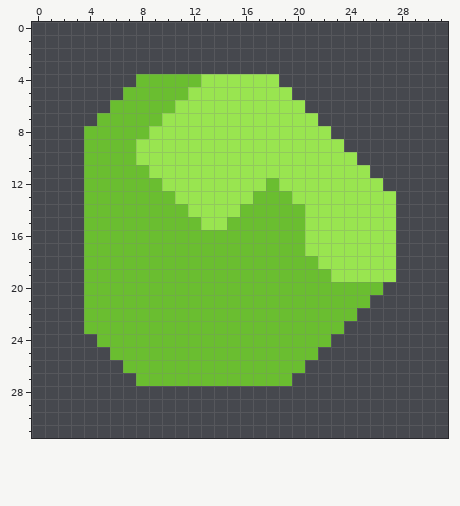
File history of a pixel-art sprite, assets/sprites/items/testitem.png. That is the earlier state.
The file is 32x32 pixels.
And afterwards:
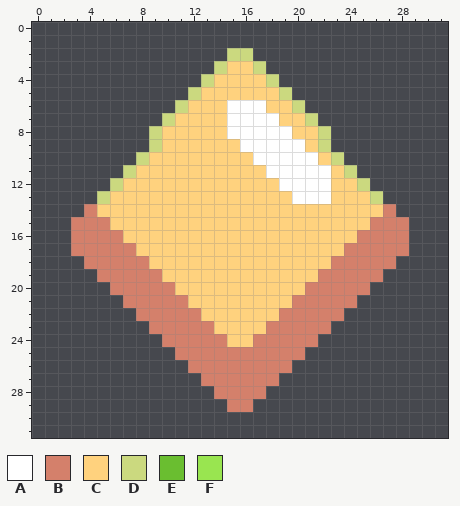
Palette (. is transparent): A #ffffff  B #d4806b  C #ffd27e  D #cbd97f  E #6abe30  F #99e550
The exact change:
Changed rows in their new state; - is an unchanged pixel.
first column x 3:
 2 ------------DD------------
 3 -----------DCCD-----------
 4 -----.....DCCCCD----------
 5 ----.....DCCCCCCD---------
 6 ---.....DCCCAAACCD--------
 7 --.....DCCCCAAAACCD-------
 8 -.....DCCCCCAAAAACCD------
 9 -.....DCCCCCCAAAAACD.-----
10 -....DCCCCCCCCAAAAACD.----
11 -...DCCCCCCCCCCAAAAACD.---
12 -..DCCCCCCCCCCCCAAAACCD.--
13 -.DCCCCCCCCCCCCCCAAACCCD.-
14 -BCCCCCCCCCCCCCCCCCCCCCCB-
15 BBBCCCCCCCCCCCCCCCCCCCCBBB
16 BBBBCCCCCCCCCCCCCCCCCCBBBB
17 BBBBBCCCCCCCCCCCCCCCCBBBBB
18 -BBBBBCCCCCCCCCCCCCCBBBBB-
19 -.BBBBBCCCCCCCCCCCCBBBBB.-
20 -..BBBBBCCCCCCCCCCBBBBB.--
21 -...BBBBBCCCCCCCCBBBBB.---
22 -....BBBBBCCCCCCBBBBB.----
23 -.....BBBBBCCCCBBBBB.-----
24 --.....BBBBBCCBBBBB.------
25 ---.....BBBBBBBBBB.-------
26 ----.....BBBBBBBB.--------
27 -----.....BBBBBB.---------
28 -----------BBBB-----------
29 ------------BB------------
